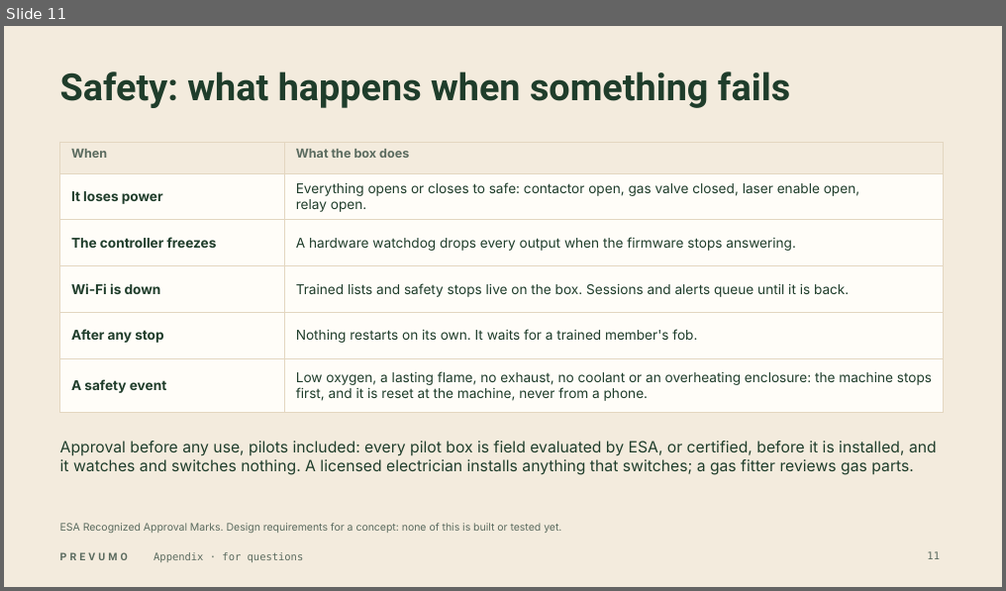
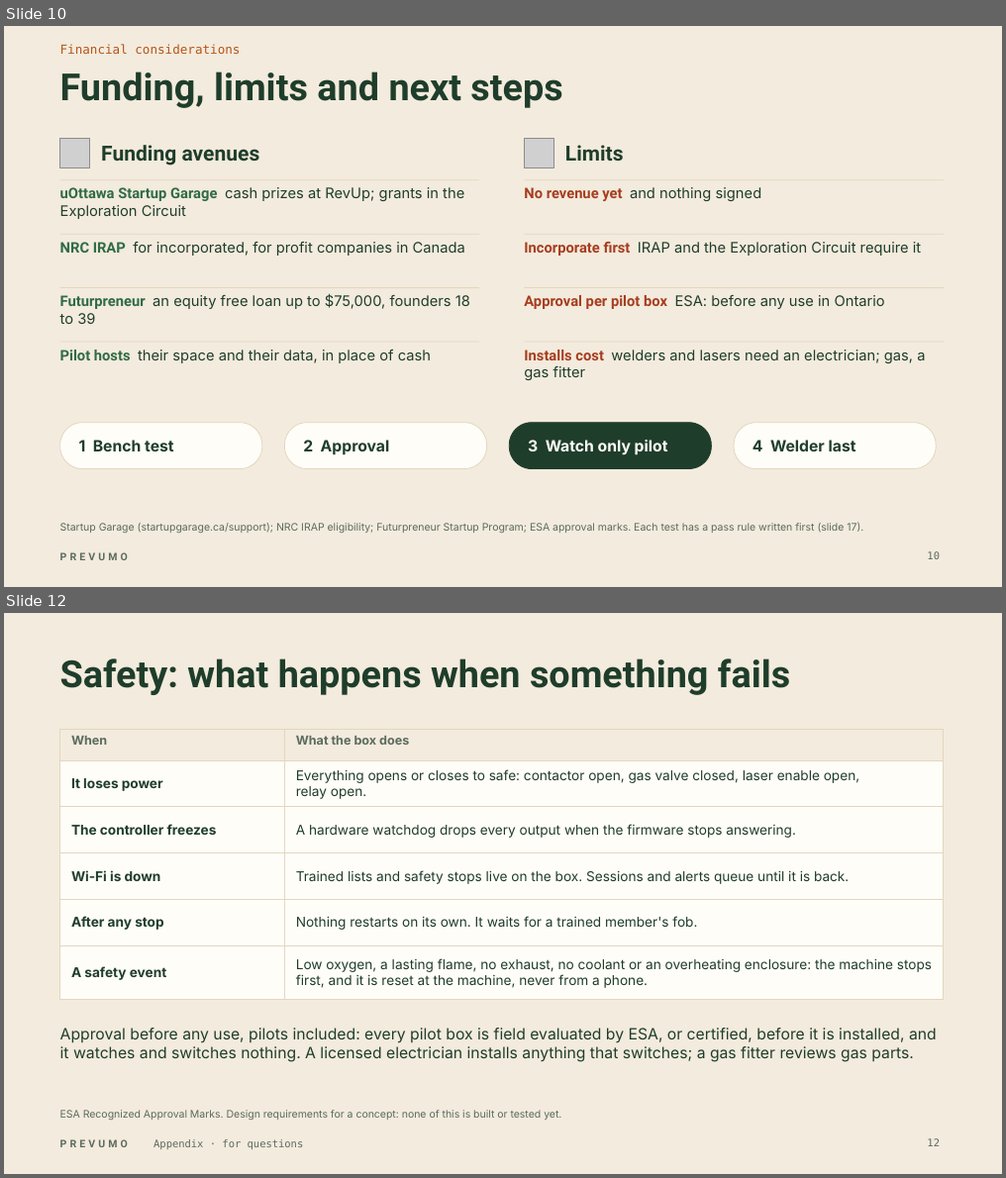
Before and after one commit to WAHB22/wahbs-world, a slide deck: prevumo/deliverables/final/PREVUMO-final.pptx. Shown one above the other, each under a label of ours: slide 11 before the commit, slides 10 and 12 after it; the slides between them are not shown. The pictures are 1006x591 and 1006x1178 pixels, drawn with LibreOffice and Linux fonts; fonts in the diff are those of the drawing; grey boxes stand for pictures; background and template pictures are left out. Boxes give left, top, right and bottom in pixels: in the first picture for what was removed or moved away, otherwise in the second. Text is boxed around its words. In the diff, an @@ line names an element or a change of style, - is before the commit and + after.

```diff
--- a/prevumo/deliverables/final/PREVUMO-final.pptx
+++ b/prevumo/deliverables/final/PREVUMO-final.pptx
@@ slide 10 added at bbox=[4, 26, 1002, 587], background #F3EBDD; not listed: 1 template element that a slide beside it also shows @@
@@ text added at bbox=[60, 44, 240, 54], 12 pt, text #B4561A @@
+Financial considerations
@@ title added at bbox=[60, 72, 562, 108], 36 pt, text #1F3D2B, bold @@
+Funding, limits and next steps
@@ picture added at bbox=[60, 138, 90, 169] @@
@@ picture added at bbox=[525, 138, 554, 169] @@
@@ text added at bbox=[101, 145, 260, 166], 20 pt, text #1F3D2B, bold @@
+Funding avenues
@@ text added at bbox=[565, 145, 624, 161], 20 pt, text #1F3D2B, bold @@
+Limits
@@ line added from (60, 180) to (479, 180), #E3D6C0 0.75 pt @@
@@ text added at bbox=[60, 187, 464, 219], 14 pt, text #1F3D2B @@
+uOttawa Startup Garage cash prizes at RevUp; grants in the Exploration Circuit
@@ text added at bbox=[524, 187, 762, 201], 14 pt, text #1F3D2B @@
+No revenue yet and nothing signed
@@ line added from (525, 180) to (944, 180), #E3D6C0 0.75 pt @@
@@ line added from (60, 234) to (479, 234), #E3D6C0 0.75 pt @@
@@ text added at bbox=[60, 242, 465, 256], 14 pt, text #1F3D2B @@
+NRC IRAP for incorporated, for profit companies in Canada
@@ text added at bbox=[524, 242, 921, 256], 14 pt, text #1F3D2B @@
+Incorporate first IRAP and the Exploration Circuit require it
@@ line added from (525, 234) to (944, 234), #E3D6C0 0.75 pt @@
@@ line added from (60, 288) to (479, 288), #E3D6C0 0.75 pt @@
@@ line added from (525, 288) to (944, 288), #E3D6C0 0.75 pt @@
@@ text added at bbox=[60, 294, 470, 324], 14 pt, text #1F3D2B @@
+Futurpreneur an equity free loan up to $75,000, founders 18 to 39
@@ text added at bbox=[524, 295, 885, 309], 14 pt, text #1F3D2B @@
+Approval per pilot box ESA: before any use in Ontario
@@ line added from (60, 342) to (479, 342), #E3D6C0 0.75 pt @@
@@ text added at bbox=[60, 350, 431, 364], 14 pt, text #1F3D2B @@
+Pilot hosts their space and their data, in place of cash
@@ text added at bbox=[524, 350, 925, 380], 14 pt, text #1F3D2B @@
+Installs cost welders and lasers need an electrician; gas, a gas fitter
@@ line added from (525, 342) to (944, 342), #E3D6C0 0.75 pt @@
@@ rounded rectangle added at bbox=[60, 423, 262, 470], fill #FFFDF8, outline #E3D6C0 0.75 pt @@
@@ text added at bbox=[79, 440, 174, 452], 15 pt, text #1F3D2B, bold @@
+1 Bench test
@@ rounded rectangle added at bbox=[285, 423, 487, 470], fill #FFFDF8, outline #E3D6C0 0.75 pt @@
@@ text added at bbox=[303, 440, 390, 456], 15 pt, text #1F3D2B, bold @@
+2 Approval
@@ rounded rectangle added at bbox=[509, 423, 712, 470], fill #1F3D2B, outline #1F3D2B 0.75 pt @@
@@ text added at bbox=[528, 440, 668, 456], 15 pt, text #FFFDF8, bold @@
+3 Watch only pilot
@@ rounded rectangle added at bbox=[734, 423, 936, 470], fill #FFFDF8, outline #E3D6C0 0.75 pt @@
@@ text added at bbox=[752, 440, 856, 452], 15 pt, text #1F3D2B, bold @@
+4 Welder last
@@ text added at bbox=[60, 523, 863, 533], 10 pt, text #5B6B5F @@
+Startup Garage (startupgarage.ca/support); NRC IRAP eligibility; Futurpreneur Startup Program; ESA approval marks. Each test has a pass rule written first (slide 17).
@@ page number added at bbox=[927, 552, 940, 560], 10 pt, text #5B6B5F @@
+10
@@ what was slide 11 is now slide 12 @@
```
Also in this commit, not shown: 9 slides changed, 3 other slides added, 3 slides removed, 11 other files.
